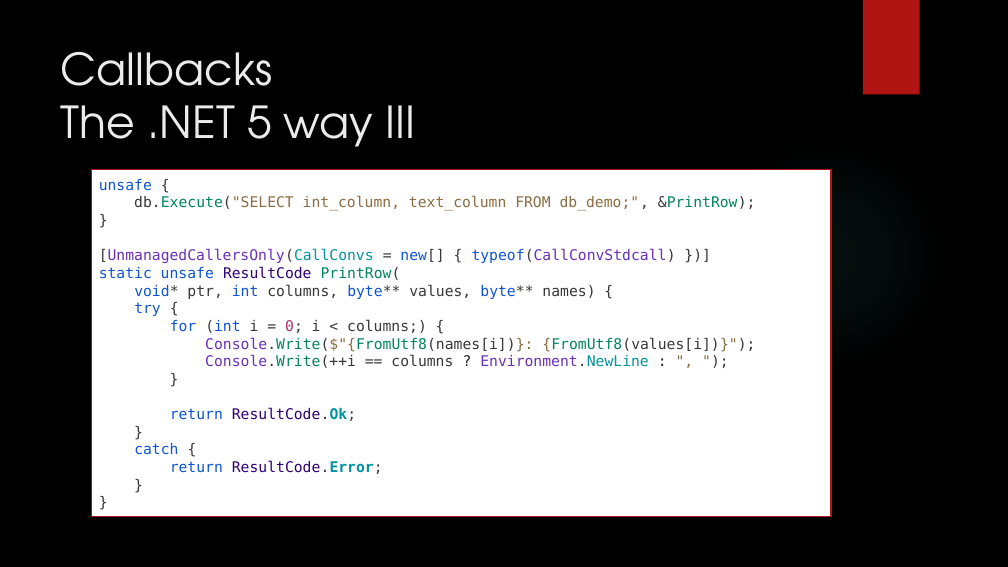
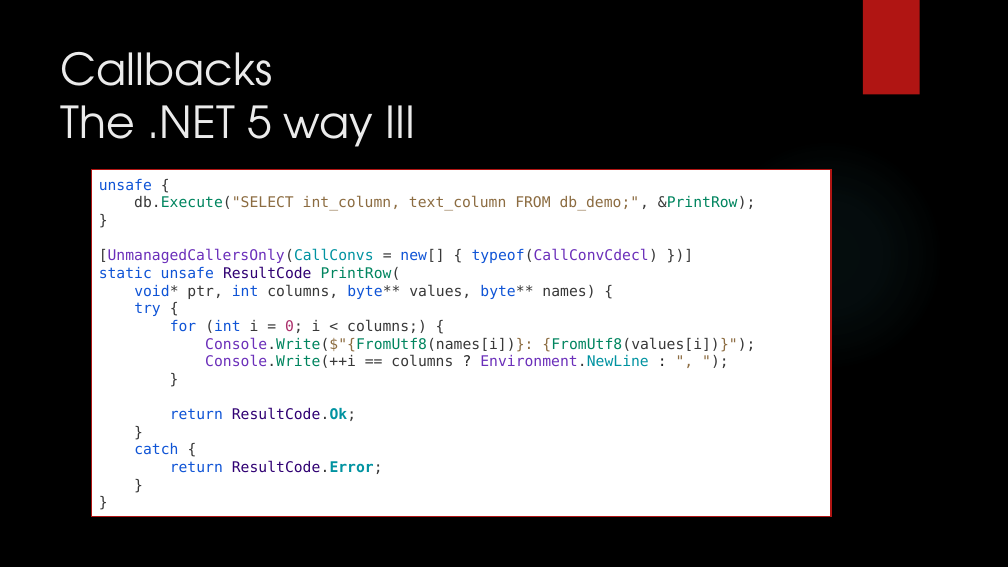
Before and after one commit to dennisdietrich/UnsafeCSharp, a slide deck: slide 50 of doc/Introduction to unsafe C#.pptx (slide 48 before the commit). Drawn at 1008x567 pixels with LibreOffice and Linux fonts; fonts in the diff are those of the drawing; background and template pictures are left out. Boxes give left, top, right and bottom in pixels: in the first picture for what was removed or moved away, otherwise in the second. Text is boxed around its words. In the diff, an @@ line names an element or a change of style, - is before the commit and + after.

Commit message:
Clarified packing size with field offsets, added information on pointers to object references, fixed calling convention in SQLite callback examples (#14)

```diff
--- a/doc/Introduction to unsafe C#.pptx
+++ b/doc/Introduction to unsafe C#.pptx
@@ text in rectangle at [99,178,756,280]: text changed @@
-unsafe {
-db.Execute("SELECT int_column, text_column FROM db_demo;", &PrintRow);
-}
-[UnmanagedCallersOnly(CallConvs = new[] { typeof(CallConvStdcall) })]
-static unsafe ResultCode PrintRow(
+unsafe {
+db.Execute("SELECT int_column, text_column FROM db_demo;", &PrintRow);
+}
+[UnmanagedCallersOnly(CallConvs = new[] { typeof(CallConvCdecl) })]
+static unsafe ResultCode PrintRow(
```
Also in this commit, not shown: 4 other slides changed, 2 slides added, 8 other files.
